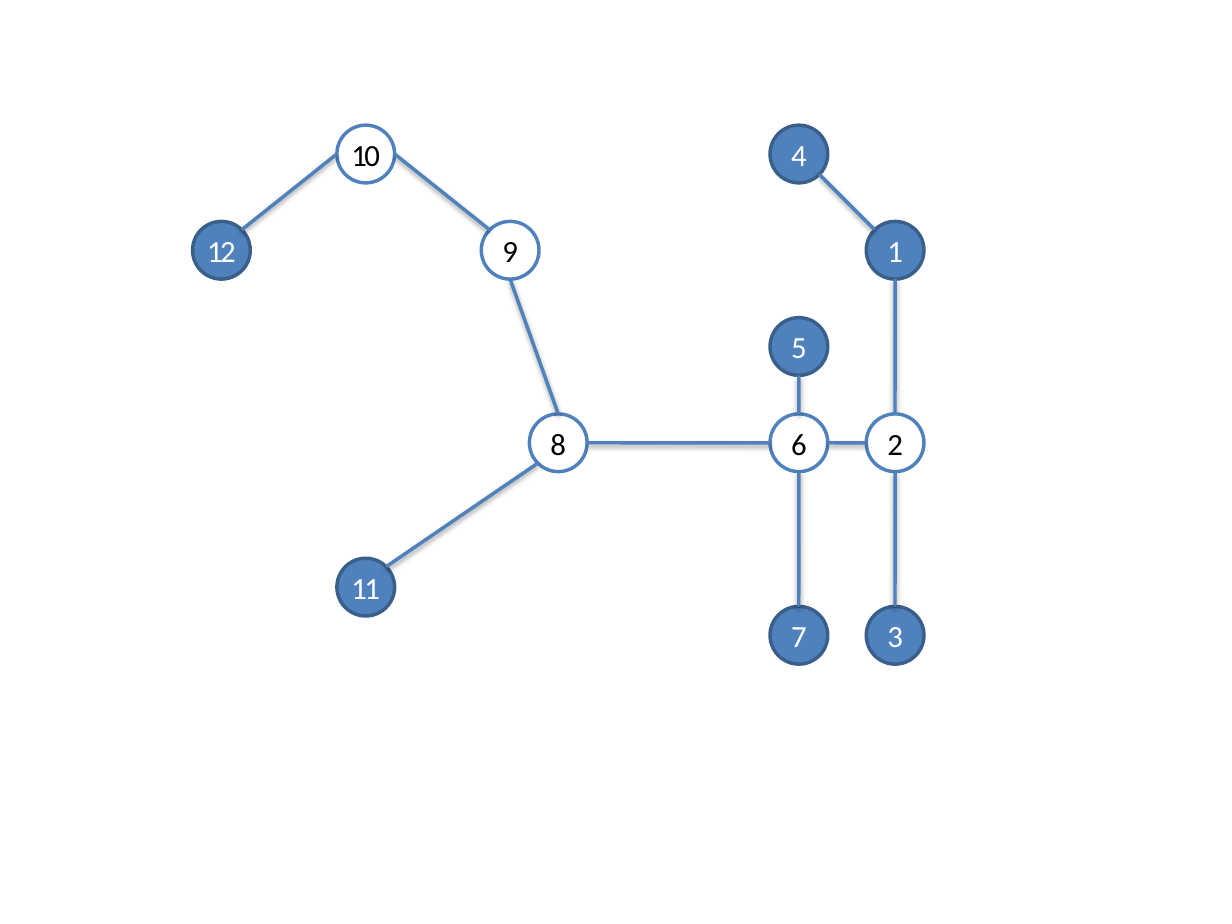
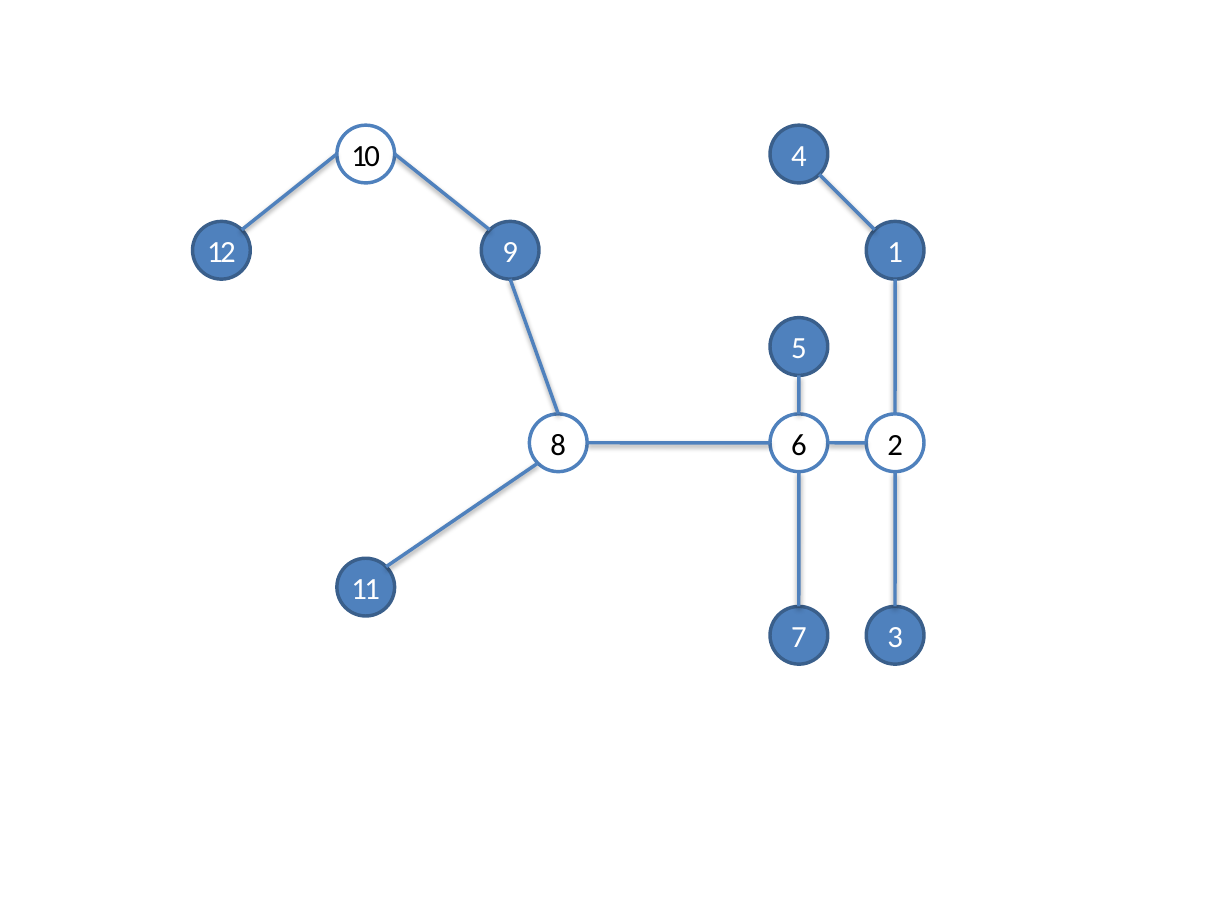
Before and after one commit to fongoses/robo2, a slide deck: slide 6 of documentos/mapas.pptx. Drawn at 1232x924 pixels with LibreOffice and Linux fonts; fonts in the diff are those of the drawing. Boxes give left, top, right and bottom in pixels: in the first picture for what was removed or moved away, otherwise in the second. Text is boxed around its words. In the diff, an @@ line names an element or a change of style, - is before the commit and + after.

```diff
--- a/documentos/mapas.pptx
+++ b/documentos/mapas.pptx
@@ ellipse "9" at (x1=482, y1=222, x2=540, y2=280): text colour #000000 to #FFFFFF; fill #FFFFFF to #4F81BD; outline #4F81BD 2 pt to #3A5F8C 2 pt @@
```
Also in this commit, not shown: 2 other files.
